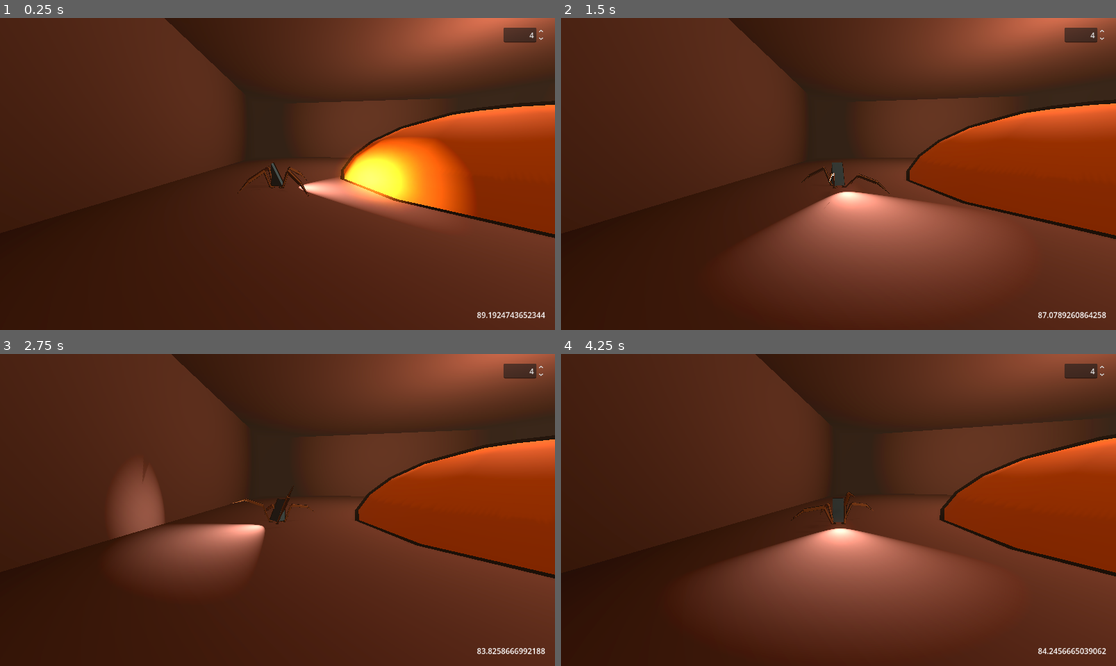
Above: before the commit, frames 1-4 (two rows, left to right).
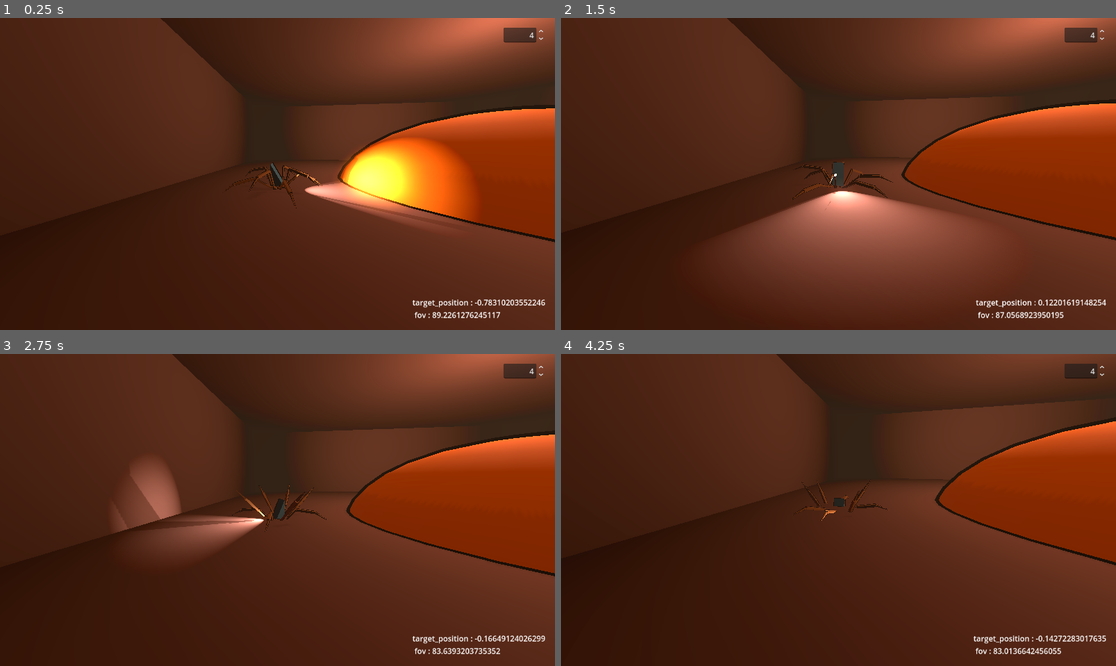
Above: after the commit, the same moments.

Repository: mstfacmly/spider_ik
Game: Godot game, scene res://root.tscn
The game is run twice, just before and just after one commit, with the same random seed, the same clock (stepped at 60 frames per second) and the same inputs.
Inputs:
- Up to frame 1 (0.25 s): no input
- Up to frame 2 (1.5 s): hold Right (ui_right) 0.53-1.28 s; hold Down (ui_down) from 1.28 s (still down)
- Up to frame 3 (2.75 s): release Down (ui_down) at 2.03 s; hold Right (ui_right) from 2.03 s (still down)
- Up to frame 4 (4.25 s): release Right (ui_right) at 2.78 s; hold Up (ui_up) 2.78-3.53 s; hold Left (ui_left) from 3.53 s (still down)

The runs differ from the first frame. In frame 1, 3.3% of the frame differs, in the area x 28-100%, y 0-97%; in frame 2, 3.3%; in frame 3, 7.5%; in frame 4, 23%, in the area x 26-100%, y 0-97%.

Commit message:
scripts cleanups, scene changes, introduced new issue but also potential fix

Diff:
--- a/assets/spider_leg.tscn
+++ b/assets/spider_leg.tscn
@@ -1,8 +1,7 @@
-[gd_scene load_steps=5 format=3 uid="uid://dylfd0vue4aro"]
+[gd_scene load_steps=4 format=3 uid="uid://dylfd0vue4aro"]
 
 [ext_resource type="PackedScene" uid="uid://b2gi5msid78na" path="res://imports/spider_leg.glb" id="1_gceab"]
 [ext_resource type="Material" uid="uid://b4ux5wots5b53" path="res://shaders/orange.tres" id="2_1cory"]
-[ext_resource type="Script" uid="uid://b7yh8at8fe8tk" path="res://scripts/legs_ik.gd" id="3_ol67p"]
 [ext_resource type="Script" uid="uid://dxbaerg8h334f" path="res://scripts/ik_target.gd" id="4_veifr"]
 
 [node name="spider_leg" instance=ExtResource("1_gceab")]
@@ -16,7 +15,6 @@
 use_magnet = true
 magnet = Vector3(0, 20, 0)
 target_node = NodePath("../../../ik_target")
-script = ExtResource("3_ol67p")
 
 [node name="ik_target" type="Marker3D" parent="." index="1"]
 transform = Transform3D(1, 0, 0, 0, 1, 0, 0, 0, 1, 0, 0, 1)
--- a/root.tscn
+++ b/root.tscn
@@ -1,37 +1,9 @@
-[gd_scene load_steps=10 format=3 uid="uid://7c4yqvx4iwdd"]
+[gd_scene load_steps=8 format=3 uid="uid://7c4yqvx4iwdd"]
 
 [ext_resource type="Material" uid="uid://bdqaf500ow851" path="res://shaders/rose.tres" id="1_28aoi"]
 [ext_resource type="Script" uid="uid://b5k61kq0snww4" path="res://scripts/spin_box.gd" id="1_jnlp7"]
 [ext_resource type="Script" uid="uid://ba51paaxeoasy" path="res://scripts/camera_3d.gd" id="1_vvh5c"]
 [ext_resource type="PackedScene" uid="uid://cnlfse6lt86dd" path="res://assets/spider.tscn" id="2_pyidc"]
-
-[sub_resource type="BoxMesh" id="BoxMesh_vho56"]
-flip_faces = true
-size = Vector3(16, 4, 16)
-
-[sub_resource type="ConcavePolygonShape3D" id="ConcavePolygonShape3D_pyidc"]
-data = PackedVector3Array(8, 2, 8, -8, 2, 8, -8, -2, 8, 8, -2, 8, 8, 2, 8, -8, -2, 8, -8, 2, -8, 8, 2, -8, 8, -2, -8, -8, -2, -8, -8, 2, -8, 8, -2, -8, 8, 2, -8, 8, 2, 8, 8, -2, 8, 8, -2, -8, 8, 2, -8, 8, -2, 8, -8, 2, 8, -8, 2, -8, -8, -2, -8, -8, -2, 8, -8, 2, 8, -8, -2, -8, -8, 2, 8, 8, 2, 8, 8, 2, -8, -8, 2, -8, -8, 2, 8, 8, 2, -8, 8, -2, 8, -8, -2, 8, -8, -2, -8, 8, -2, -8, 8, -2, 8, -8, -2, -8)
-
-[sub_resource type="StandardMaterial3D" id="StandardMaterial3D_vvh5c"]
-render_priority = 1
-transparency = 1
-shading_mode = 0
-albedo_color = Color(0, 0, 0, 1)
-grow = true
-grow_amount = 0.095
-stencil_mode = 3
-stencil_flags = 1
-stencil_compare = 5
-metadata/_stencil_owned = true
-
-[sub_resource type="StandardMaterial3D" id="StandardMaterial3D_pyidc"]
-next_pass = SubResource("StandardMaterial3D_vvh5c")
-albedo_color = Color(0.85, 0.47373337, 0.14450002, 1)
-rim_enabled = true
-rim = 0.08
-stencil_mode = 1
-stencil_flags = 2
-stencil_outline_thickness = 0.095
 
 [sub_resource type="Environment" id="Environment_vvh5c"]
 ambient_light_source = 2
@@ -49,6 +21,27 @@
 adjustment_enabled = true
 adjustment_contrast = 0.93
 adjustment_saturation = 1.2
+
+[sub_resource type="StandardMaterial3D" id="StandardMaterial3D_28aoi"]
+render_priority = 1
+transparency = 1
+shading_mode = 0
+albedo_color = Color(0, 0, 0, 1)
+grow = true
+grow_amount = 0.095
+stencil_mode = 3
+stencil_flags = 1
+stencil_compare = 5
+metadata/_stencil_owned = true
+
+[sub_resource type="StandardMaterial3D" id="StandardMaterial3D_pyidc"]
+next_pass = SubResource("StandardMaterial3D_28aoi")
+albedo_color = Color(0.85, 0.47373337, 0.14450002, 1)
+rim_enabled = true
+rim = 0.08
+stencil_mode = 1
+stencil_flags = 2
+stencil_outline_thickness = 0.095
 
 [node name="Control" type="Control"]
 layout_mode = 3
@@ -79,37 +72,28 @@
 value = 4.0
 alignment = 2
 script = ExtResource("1_jnlp7")
-spider_bot_path = NodePath("../../root/spider")
+spider_bot_path = NodePath("../../spider")
 
 [node name="Label" type="Label" parent="MarginContainer"]
 layout_mode = 2
 size_flags_horizontal = 8
-size_flags_vertical = 8
+size_flags_vertical = 1
 vertical_alignment = 2
 
-[node name="root" type="Node3D" parent="."]
+[node name="WorldEnvironment" type="WorldEnvironment" parent="."]
+environment = SubResource("Environment_vvh5c")
 
-[node name="MeshInstance3D" type="MeshInstance3D" parent="root"]
+[node name="room" type="Node3D" parent="."]
 transform = Transform3D(1, 0, 0, 0, 1, 0, 0, 0, 1, 0, 1, 0)
-cast_shadow = 0
-mesh = SubResource("BoxMesh_vho56")
-surface_material_override/0 = ExtResource("1_28aoi")
 
-[node name="StaticBody3D" type="StaticBody3D" parent="root/MeshInstance3D"]
+[node name="CSGBox3D" type="CSGBox3D" parent="room"]
+transform = Transform3D(1, 0, 0, 0, 1, 0, 0, 0, 1, 0, 1, 0)
+use_collision = true
+flip_faces = true
+size = Vector3(16, 4, 16)
+material = ExtResource("1_28aoi")
 
-[node name="CollisionShape3D" type="CollisionShape3D" parent="root/MeshInstance3D/StaticBody3D"]
-shape = SubResource("ConcavePolygonShape3D_pyidc")
-
-[node name="Camera3D" type="Camera3D" parent="root"]
-transform = Transform3D(-0.674921, -0.17907272, 0.7158314, 0, 0.9701059, 0.24268213, -0.73789, 0.16379127, -0.6547448, 4.716406, -0.0223442, -4.6286993)
-current = true
-fov = 90.0
-far = 100.0
-script = ExtResource("1_vvh5c")
-look_target = NodePath("../spider")
-label_path = NodePath("../../MarginContainer/Label")
-
-[node name="OmniLight3D" type="OmniLight3D" parent="root"]
+[node name="OmniLight3D" type="OmniLight3D" parent="room"]
 transform = Transform3D(1, 0, 0, 0, 1, 0, 0, 0, 1, 0, 1.8065853, 0)
 light_color = Color(0.53615105, 0.38953638, 0.3212983, 1)
 light_energy = 10.0
@@ -119,20 +103,30 @@
 distance_fade_enabled = true
 omni_range = 10.36484
 
-[node name="spider" parent="root" instance=ExtResource("2_pyidc")]
-transform = Transform3D(0.020296805, 0, 0.999794, 0, 1, 0, -0.999794, 0, 0.020296805, 5.1615314, -0.7, -1.0278873)
+[node name="CSGSphere3D" type="CSGSphere3D" parent="room"]
+transform = Transform3D(1, 0, 0, 0, 0.7, 0, 0, 0, 1, 0, -1.6651945, 0)
+use_collision = true
+radius = 3.5
+radial_segments = 32
+rings = 16
+material = SubResource("StandardMaterial3D_pyidc")
 
-[node name="Label3D" type="Label3D" parent="root/spider"]
+[node name="spider" parent="." instance=ExtResource("2_pyidc")]
+transform = Transform3D(-4.371139e-08, 0, 1, 0, 1, 0, -1, 0, -4.371139e-08, 5.162, 0.5, -1.028)
+ground_offset = 0.005
+legs_count = 8
+label_path = NodePath("../MarginContainer/Label")
+
+[node name="Label3D" type="Label3D" parent="spider"]
 visible = false
 billboard = 2
 no_depth_test = true
 
-[node name="CSGSphere3D" type="CSGSphere3D" parent="root"]
-transform = Transform3D(1, 0, 0, 0, 0.7, 0, 0, 0, 1, 0, -1.6651945, 0)
-use_collision = true
-radius = 3.5
-rings = 12
-material = SubResource("StandardMaterial3D_pyidc")
-
-[node name="WorldEnvironment" type="WorldEnvironment" parent="root"]
-environment = SubResource("Environment_vvh5c")
+[node name="Camera3D" type="Camera3D" parent="."]
+transform = Transform3D(-0.674921, -0.17907272, 0.7158314, 0, 0.9701059, 0.24268213, -0.73789, 0.16379127, -0.6547448, 4.716406, 0.9776558, -4.6286993)
+current = true
+fov = 90.0
+far = 100.0
+script = ExtResource("1_vvh5c")
+look_target = NodePath("../spider")
+label_path = NodePath("../MarginContainer/Label")
--- a/scripts/camera_3d.gd
+++ b/scripts/camera_3d.gd
@@ -12,4 +12,4 @@
 	var distance_mod = global_position.distance_squared_to(get_node(look_target).global_position)
 	fov = lerp(clamp(fov,min_fov,max_fov), -distance_mod + 100, delta)
 
-	get_node(label_path).text = str(fov)
+	get_node(label_path).text += '\n fov : ' + str(fov)
--- a/scripts/ik_target.gd
+++ b/scripts/ik_target.gd
@@ -1,7 +1,7 @@
 extends Marker3D
 
 @export var step_target : Node3D
-@export var step_distance : float = 0.42
+@export var step_distance : float = 0.3
 
 var adjacent_target : Node3D
 var opposite_target : Node3D
--- a/scripts/legs_ik.gd
+++ b/scripts/legs_ik.gd
@@ -1,6 +1,5 @@
 @tool
 extends SkeletonIK3D
 
-func _ready():
-	start()
-	print(get_parent_skeleton())
+#func _ready():
+#	start()
--- a/scripts/spider.gd
+++ b/scripts/spider.gd
@@ -6,10 +6,12 @@
 
 @export var move_speed : float = 0.76
 @export var turn_speed : float = 1.5
-@export var ground_offset: float = 0.005
+@export var ground_offset: float = 1
 
 @export_range(2,9) var legs_count: int = 4:
 	set = set_legs_count
+
+@export_node_path('Label') var label_path
 
 func _ready():
 	set_process(0)
@@ -17,31 +19,20 @@
 	connect("add_legs",_generate_legs)
 	emit_signal('add_legs')
 
-	"""
-	for i in range(1,31):
-		if i % 2 != 0:
-			print(i)
-	"""
+func _process(delta):
+	transform.basis = lerp( transform.basis , _basis_from_normal(_legs_normal_avg()) , move_speed * delta ).orthonormalized()
+	position = lerp( position , position + transform.basis.y * _distance(_target_pos(_legs_pos_avg())) , move_speed * delta )
+	_movement(Input.get_axis('ui_down','ui_up'), Input.get_axis('ui_right','ui_left') , delta)
 
-func _process(delta):
-	transform.basis = lerp(transform.basis
-						, _basis_from_normal(_avg_normal_calc(_split_threes()).normalized())
-						, move_speed * delta
-						).orthonormalized()
-
-	_movement(Input.get_axis('ui_down','ui_up'), Input.get_axis('ui_right','ui_left') ,delta)
+#	_label_text( 'position.y' ,str(position.y))
+	_label_text( 'target_position' , str(_distance(_target_pos(_legs_pos_avg()))))
 
 func _movement(dir, a_dir, delta):
-	translate(Vector3(0,0,-dir) * move_speed * delta)
-	rotate_object_local(Vector3.UP, a_dir * turn_speed * delta)
+	translate( Vector3(0,0,-dir) * move_speed * delta )
+	rotate_object_local( Vector3.UP, a_dir * turn_speed * delta )
 
 #	if abs(dir) > 0 or abs(a_dir) > 0:
 	emit_signal('move_legs',1)
-
-	position = lerp( position
-			, position + transform.basis.y * _target_pos(_avg_legs_calc($legs_root.get_children()))
-			, move_speed * delta
-		)
 
 func set_legs_count(count):
 		legs_count = count
@@ -74,8 +65,9 @@
 		$legs_root.get_child(i).rotate_y(absf(fmod(deg_to_rad(i*(360/legs_count)),360)))
 		$legs_root.get_child(i).get_node('ik_target').step_target = $step_targets.get_child(i).get_node('step_target')
 
-		connect('move_legs',leg.get_node('ik_target').set_process)
-		leg.get_node('ik_target').set_as_top_level(1)
+		connect('move_legs',$legs_root.get_child(i).get_node('ik_target').set_process)
+		$legs_root.get_child(i).get_node('Armature/Skeleton3D/SkeletonIK3D').start()
+		$legs_root.get_child(i).get_node('ik_target').set_as_top_level(1)
 
 		$step_targets.get_child(i).global_position = $legs_root.get_child(i).get_node('ik_target').global_position
 		$step_targets.get_child(i).global_rotation.y = $legs_root.get_child(i).global_rotation.y
@@ -110,22 +102,21 @@
 
 	return result
 
-func _avg_normal_calc(normal_in:Array):
+func _legs_normal_avg():
 	var avg = Vector3()
-	for i in normal_in:
+	for i in _split_threes():
 		avg += -i.normal
 
-	return avg / normal_in.size()
+	return (avg / _split_threes().size()).normalized()
 
-func _avg_legs_calc(legs_in:Array):
+func _legs_pos_avg():
 	var avg = Vector3()
-	for i in legs_in:
+	for i in $legs_root.get_children():
 		avg += i.get_node('ik_target').position
 
-	return avg / legs_in.size()
+	return avg / $legs_root.get_children().size()
 
 func _target_pos(legs_pos_avg : Vector3):
-#	print(legs_pos_avg)
 	return legs_pos_avg * transform.basis.y * ground_offset
 
 func _distance(target_position: Vector3):
@@ -165,14 +156,5 @@
 	var rotation_clamp = clampf($light.rotation_degrees.y,-30,30)
 	$light.rotate_y(Input.get_axis('ui_right','ui_left') * rotation_clamp)
 
-func _labels(i):
-	$Label3D.text = str($legs_root.rotation_degrees.y)+'\n'+str($step_targets.rotation_degrees.y)
-	$legs_root.get_child(i).get_node('leg_number').text = str($legs_root.get_child(i).get_node('ik_target').step_target)+'\n'+str($legs_root.get_child(i).rotation_degrees.y)
-	$step_targets.get_child(i).get_node('label').text = str($step_targets.get_child(i).name)+'\n'+str($step_targets.get_child(i).rotation_degrees.y)
-
-	"""
-	('ik_leg',str(i),'	,	',get_node('legs_root/leg'+str(i)+'/ik_target')
-	+'\nadjacent	,	' + get_node('legs_root/leg'+str(i)+'/ik_target').adjacent_target
-	+'\nopposite	,	' + get_node('legs_root/leg'+str(i)+'/ik_target').opposite_target
-	)
-	"""
+func _label_text(label : String , text : String):
+	get_node(label_path).text = '\n' + label + ' : ' + text
--- a/scripts/spin_box.gd
+++ b/scripts/spin_box.gd
@@ -6,5 +6,5 @@
 	var spider_bot = get_node(spider_bot_path)
 	connect('value_changed',spider_bot.set_legs_count)
 
-func on_value_changed():
-	print(value_changed)
+#func on_value_changed():
+#	print(value_changed)
--- a/scripts/step_ray.gd
+++ b/scripts/step_ray.gd
@@ -3,7 +3,7 @@
 @export var step_target : Node3D
 
 func _ready():
-	target_position = Vector3(0,-4.0,0.15)
+	target_position = Vector3(0,-2.0,0.35)
 
 func _physics_process(_delta):
 	var hit_location = get_collision_point()
--- a/scripts/step_targets.gd
+++ b/scripts/step_targets.gd
@@ -1,6 +1,7 @@
 extends Node3D
 
 @export var offset: float = 10.0
+
 @onready var parent = get_parent_node_3d()
 @onready var previous_position = parent.global_position
 
--- a/shaders/rose.tres
+++ b/shaders/rose.tres
@@ -1,27 +1,13 @@
-[gd_resource type="StandardMaterial3D" load_steps=2 format=3 uid="uid://bdqaf500ow851"]
-
-[sub_resource type="StandardMaterial3D" id="StandardMaterial3D_qrebf"]
-render_priority = 1
-transparency = 1
-shading_mode = 0
-albedo_color = Color(0, 0, 0, 1)
-grow = true
-grow_amount = 0.01
-stencil_mode = 3
-stencil_flags = 1
-stencil_compare = 5
-stencil_reference = 2
-metadata/_stencil_owned = true
+[gd_resource type="StandardMaterial3D" format=3 uid="uid://bdqaf500ow851"]
 
 [resource]
-next_pass = SubResource("StandardMaterial3D_qrebf")
 disable_ambient_light = true
 albedo_color = Color(0.6085782, 0.43981096, 0.415855, 1)
 roughness = 0.0
 rim = 0.16
 rim_tint = 0.47
 ao_enabled = true
+grow_amount = -0.1
 proximity_fade_distance = 0.01
-stencil_mode = 1
 stencil_flags = 2
-stencil_reference = 2
+stencil_reference = 0
